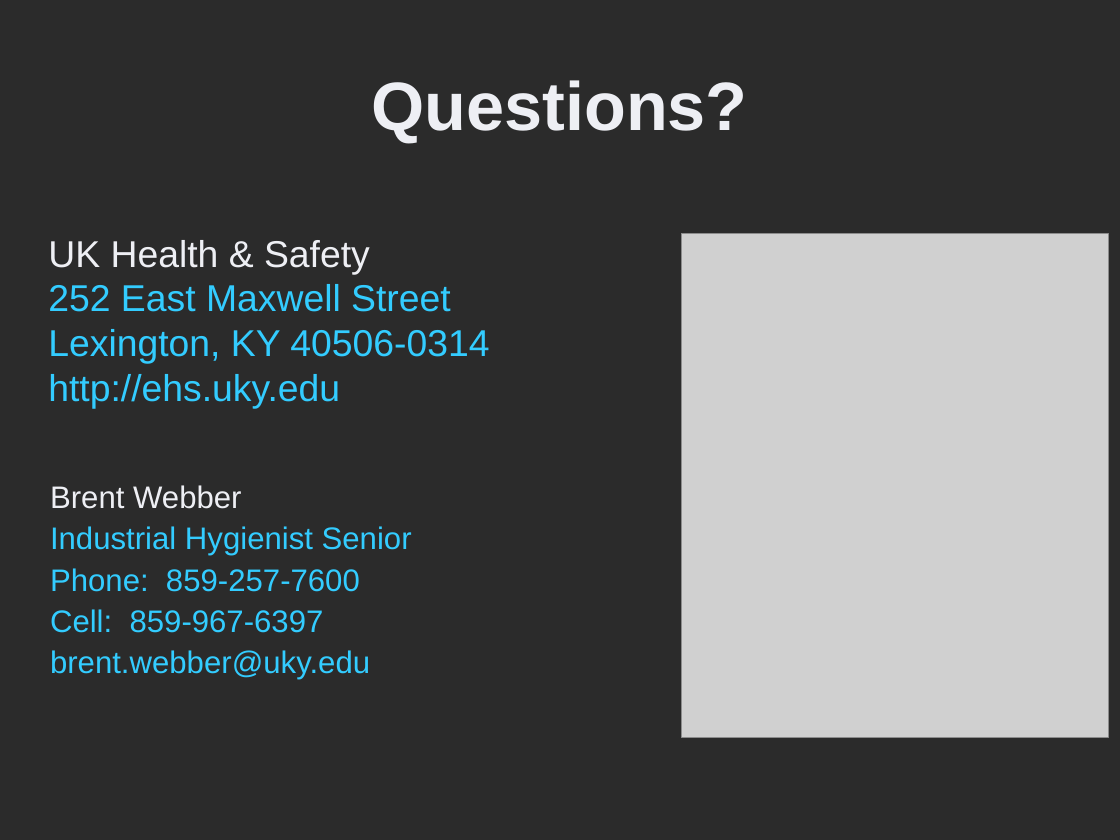
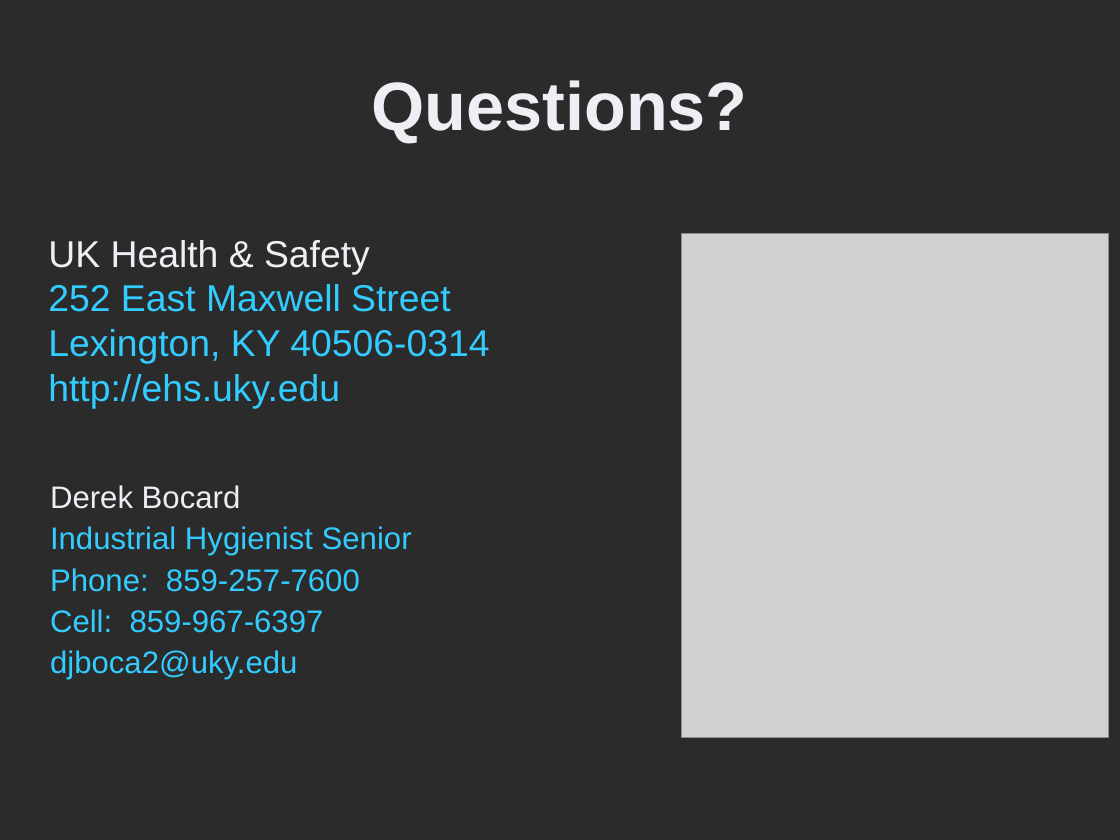
Before and after one commit to DCurrent/ehs-web, a slide deck: slide 58 of docs/ppt/train_bloodborne_pathogens_gen.ppt. Drawn at 1120x840 pixels with LibreOffice and Linux fonts; fonts in the diff are those of the drawing; grey boxes stand for pictures; background and template pictures are left out; a plain dark background stands for a picture behind light text. Boxes give left, top, right and bottom in pixels: in the first picture for what was removed or moved away, otherwise in the second. Text is boxed around its words. In the diff, an @@ line names an element or a change of style, - is before the commit and + after.

Commit message:
Update PowerPoint files with Derek Bocard as contact in place of Brent Webber.

```diff
--- a/docs/ppt/train_bloodborne_pathogens_gen.ppt
+++ b/docs/ppt/train_bloodborne_pathogens_gen.ppt
@@ text at bbox=[50, 485, 241, 509]: text changed @@
-Brent Webber
+Derek Bocard
@@ text at bbox=[50, 650, 297, 680]: text changed @@
-brent.webber@uky.edu
+djboca2@uky.edu
```
Also in this commit, not shown: 1 other file.
